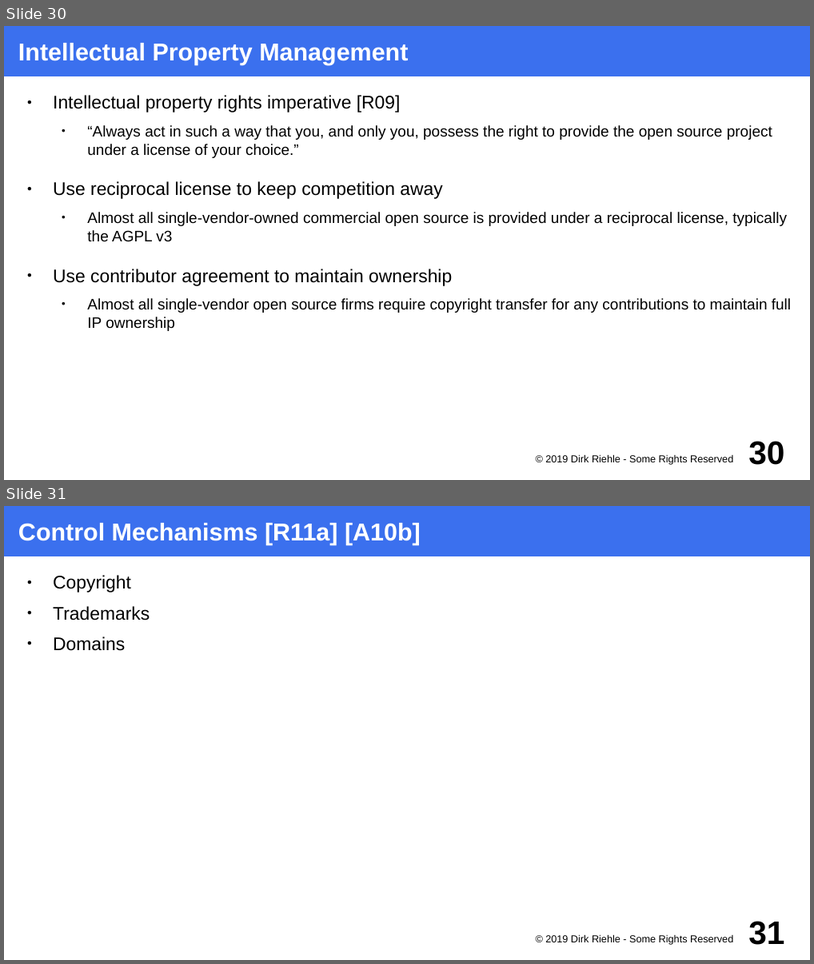
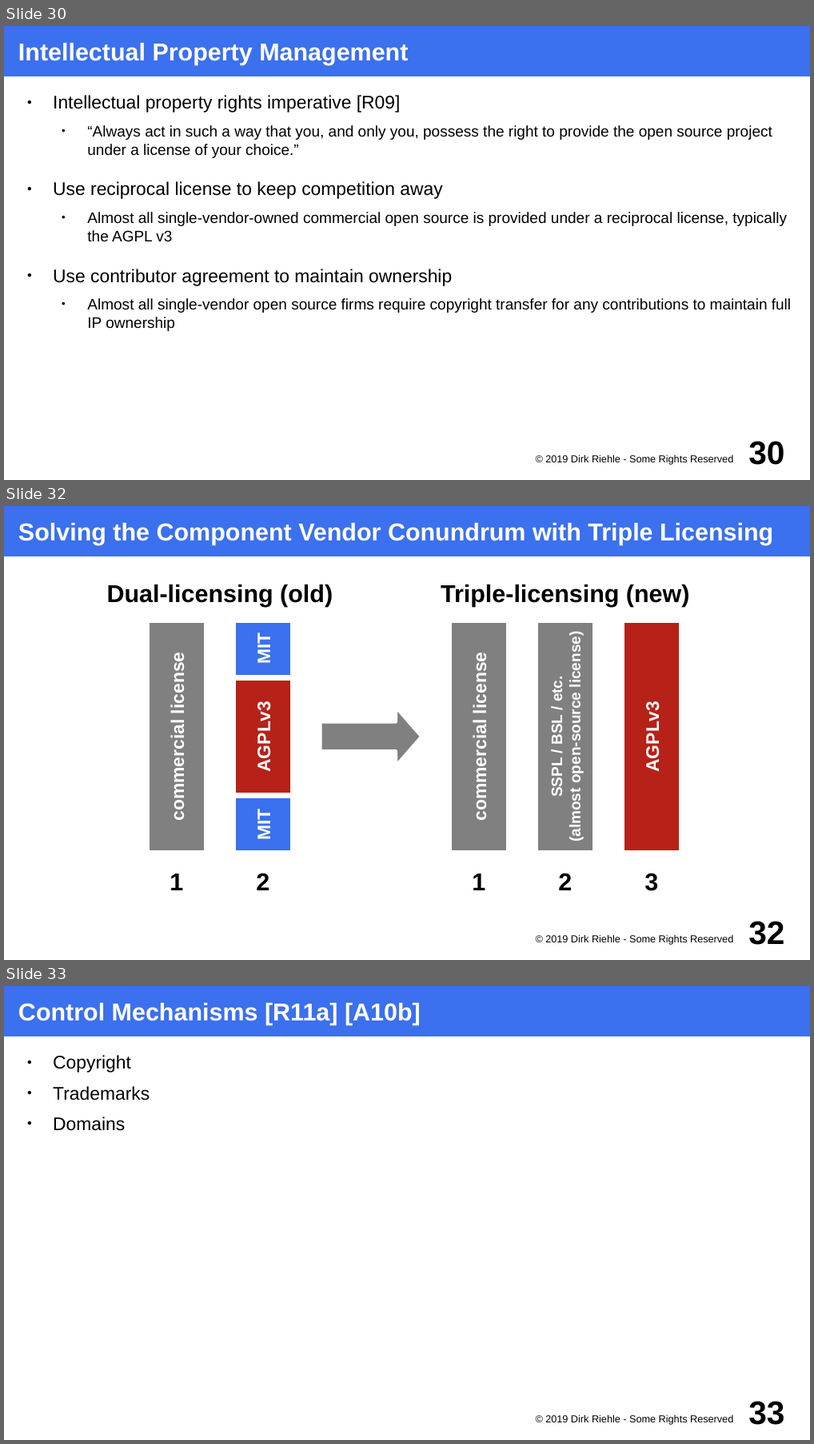
Before and after one commit to dirkriehle/foss-course, a slide deck: Lecture slides/FOSS C06 - Single-Vendor Firms.odp. Shown one above the other, each under a label of ours: slides 30 and 31 before the commit, slides 30, 32 and 33 after it; the slides between them are not shown. The pictures are 814x964 and 814x1444 pixels, drawn with LibreOffice and Linux fonts; fonts in the diff are those of the drawing. Boxes give left, top, right and bottom in pixels: in the first picture for what was removed or moved away, otherwise in the second. Text is boxed around its words. In the diff, an @@ line names an element or a change of style, - is before the commit and + after.

Commit message:
Updated single vendor slides to incorporate recent discussions

```diff
--- a/Lecture slides/FOSS C06 - Single-Vendor Firms.odp
+++ b/Lecture slides/FOSS C06 - Single-Vendor Firms.odp
@@ slide 32 added at (4,506,810,960), background #FFFFFF @@
@@ title added at (4,506,810,556), fill #3B70EE, 24 pt, text #FFFFFF, bold @@
+Solving the Component Vendor Conundrum with Triple Licensing
@@ group added at (107,584,690,891): 7 rectangles, 7 texts, 1 right arrow @@
+commercial license
+AGPLv3
+commercial license
+AGPLv3
+SSPL / BSL / etc.
+(almost open-source license)
+MIT
+MIT
+1
+2
+1
+2
+3
+Dual-licensing (old)
+Triple-licensing (new)
@@ text added at (546,934,734,944), 10 pt, text #000000 @@
+© 2019 Dirk Riehle - Some Rights Reserved
@@ page number added at (749,920,785,944), 32 pt, text #000000, bold @@
+32
@@ what was slide 31 is now slide 33 @@
@@ page number at (749,1400,785,1424): text changed @@
-31
+33
```
Also in this commit, not shown: 1 other slide added, 5 other files.
